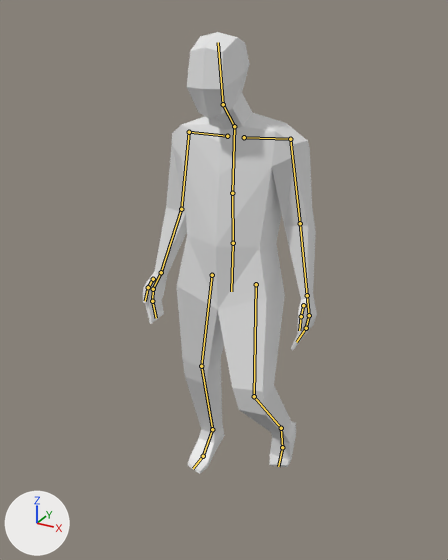
A saved change to the Blender file Assets/human.blend.
Before and after are seen from a 50 mm lens placed at (0.994, -1.916, 1.854), pointed at (-0.017, -0.077, 0.934). Every picture has the same lights, and +X, +Y and +Z are marked at lower left. The picture after the commit comes second. Both versions are drawn at frame 27 of the action 'Walk'; the numbers are the values there. The bones that bend it are drawn over the model as lines.

In view in the first picture: 'Human.001'.
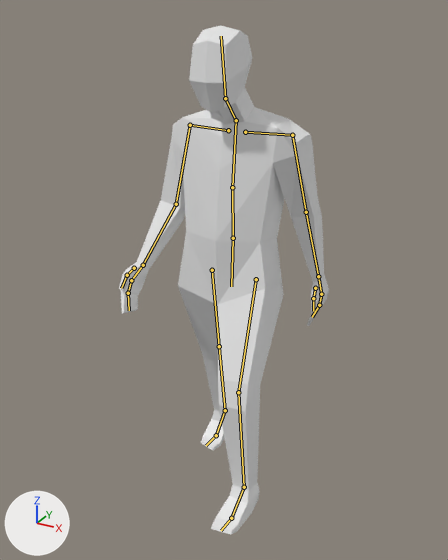
Where the change shows, as pixel boxes (x1, y1, x2, y2) in the pictures (448 x 560 px):
'Human.001', posed (21% wider, 15% taller): before (143, 32, 317, 474); after (119, 25, 329, 534)
bone 'Chest', root to tip: before (232, 193) to (234, 126); after (232, 187) to (236, 120)
bone 'upperarm.l', root to tip: before (290, 139) to (300, 223); after (292, 135) to (306, 212)
bone 'lowerarm.l', root to tip: before (300, 223) to (307, 295); after (306, 212) to (318, 276)
bone 'upperarm.r', root to tip: before (189, 132) to (181, 209); after (190, 125) to (176, 204)
bone 'lowerarm.r', root to tip: before (181, 209) to (161, 272); after (176, 204) to (143, 265)
bone 'foot.l', root to tip: before (281, 428) to (282, 447); after (244, 487) to (231, 518)
bone 'toe.l', root to tip: before (282, 447) to (278, 466); after (231, 518) to (221, 530)
bone 'foot.r', root to tip: before (212, 429) to (203, 456); after (225, 410) to (216, 435)
bone 'toe.r', root to tip: before (203, 456) to (193, 468); after (216, 435) to (206, 445)

Patch to the scene script:
```diff
--- a/Assets/human.blend.py
+++ b/Assets/human.blend.py
@@ bone_base @@
 bone_base = bpy.data.objects['Armature'].pose.bones['base']  # child of 'root'
-bone_base.location = (0.0, 0.0, -0.006)
+bone_base.location = (0.0, 0.001, -0.026)
@@ bone_chest @@
 bone_chest = bpy.data.objects['Armature'].pose.bones['Chest']  # child of 'Stomach'
-bone_chest.rotation_quaternion = (1.0, 0.0, -0.001, 0.013)  # degrees (0, 0, 1)
+bone_chest.rotation_quaternion = (1.0, 0.0, 0.0, 0.0)  # degrees (0, 0, 0)
@@ bone_upperarm_l @@
 bone_upperarm_l = bpy.data.objects['Armature'].pose.bones['upperarm.l']  # child of 'collar.l'
-bone_upperarm_l.rotation_quaternion = (0.793, 0.052, 0.06, 0.604)  # degrees (9, 2, 75)
+bone_upperarm_l.rotation_quaternion = (0.784, 0.126, 0.132, 0.593)  # degrees (21, 3, 75)
@@ bone_lowerarm_l @@
 bone_lowerarm_l = bpy.data.objects['Armature'].pose.bones['lowerarm.l']  # child of 'upperarm.l'
-bone_lowerarm_l.rotation_quaternion = (0.998, -0.056, -0.011, 0.001)  # degrees (-6, -1, 0)
+bone_lowerarm_l.rotation_quaternion = (1.0, -0.02, -0.004, 0.0)  # degrees (-2, 0, 0)
@@ bone_upperarm_r @@
 bone_upperarm_r = bpy.data.objects['Armature'].pose.bones['upperarm.r']  # child of 'collar.r'
-bone_upperarm_r.rotation_quaternion = (0.804, -0.34, -0.036, -0.486)  # degrees (-34, -23, -55)
+bone_upperarm_r.rotation_quaternion = (0.804, -0.373, 0.002, -0.464)  # degrees (-40, -20, -53)
@@ bone_lowerarm_r @@
 bone_lowerarm_r = bpy.data.objects['Armature'].pose.bones['lowerarm.r']  # child of 'upperarm.r'
-bone_lowerarm_r.rotation_quaternion = (0.995, -0.045, 0.022, -0.087)  # degrees (-5, 2, -10)
+bone_lowerarm_r.rotation_quaternion = (0.98, -0.09, 0.044, -0.172)  # degrees (-11, 3, -20)
@@ bone_foot_l @@
 bone_foot_l = bpy.data.objects['Armature'].pose.bones['foot.l']  # child of 'lowerleg.l'
-bone_foot_l.rotation_quaternion = (0.934, -0.357, 0.004, 0.006)  # degrees (-42, 1, 0)
+bone_foot_l.rotation_quaternion = (0.993, -0.12, 0.007, 0.014)  # degrees (-14, 1, 1)
@@ bone_toe_l @@
 bone_toe_l = bpy.data.objects['Armature'].pose.bones['toe.l']  # child of 'foot.l'
-bone_toe_l.rotation_quaternion = (0.98, 0.196, 0.001, 0.009)  # degrees (23, 0, 1)
+bone_toe_l.rotation_quaternion = (0.988, 0.151, 0.001, 0.006)  # degrees (17, 0, 1)
@@ bone_foot_r @@
 bone_foot_r = bpy.data.objects['Armature'].pose.bones['foot.r']  # child of 'lowerleg.r'
-bone_foot_r.rotation_quaternion = (0.993, -0.107, -0.006, -0.014)  # degrees (-12, -1, -2)
+bone_foot_r.rotation_quaternion = (0.988, -0.152, -0.007, -0.017)  # degrees (-17, -1, -2)
@@ bone_toe_r @@
 bone_toe_r = bpy.data.objects['Armature'].pose.bones['toe.r']  # child of 'foot.r'
-bone_toe_r.rotation_quaternion = (0.989, 0.137, 0.001, -0.002)  # degrees (16, 0, 0)
+bone_toe_r.rotation_quaternion = (0.969, 0.249, 0.006, 0.005)  # degrees (29, 1, 1)
@@ bone_ikhead @@
 bone_ikhead = bpy.data.objects['Armature'].pose.bones['ikhead']  # child of 'root'
-bone_ikhead.location = (-0.01, 0.003, -0.001)
+bone_ikhead.location = (0.0, 0.022, -0.003)
@@ bone_ikleg_l @@
 bone_ikleg_l = bpy.data.objects['Armature'].pose.bones['ikleg.l']  # child of 'root'
-bone_ikleg_l.location = (-0.002, -0.105, -0.112)
+bone_ikleg_l.location = (0.004, -0.214, 0.216)
@@ bone_ikleg_r @@
 bone_ikleg_r = bpy.data.objects['Armature'].pose.bones['ikleg.r']  # child of 'root'
-bone_ikleg_r.location = (0.001, -0.013, -0.044)
+bone_ikleg_r.location = (0.003, 0.027, -0.158)
```
